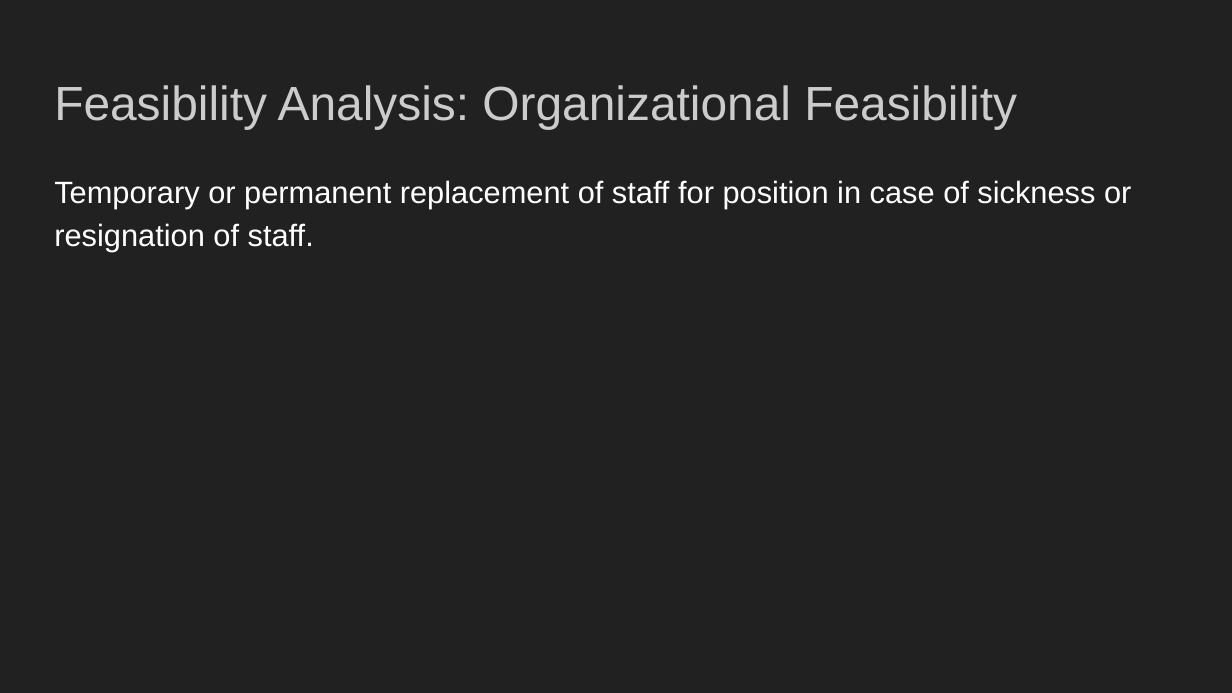
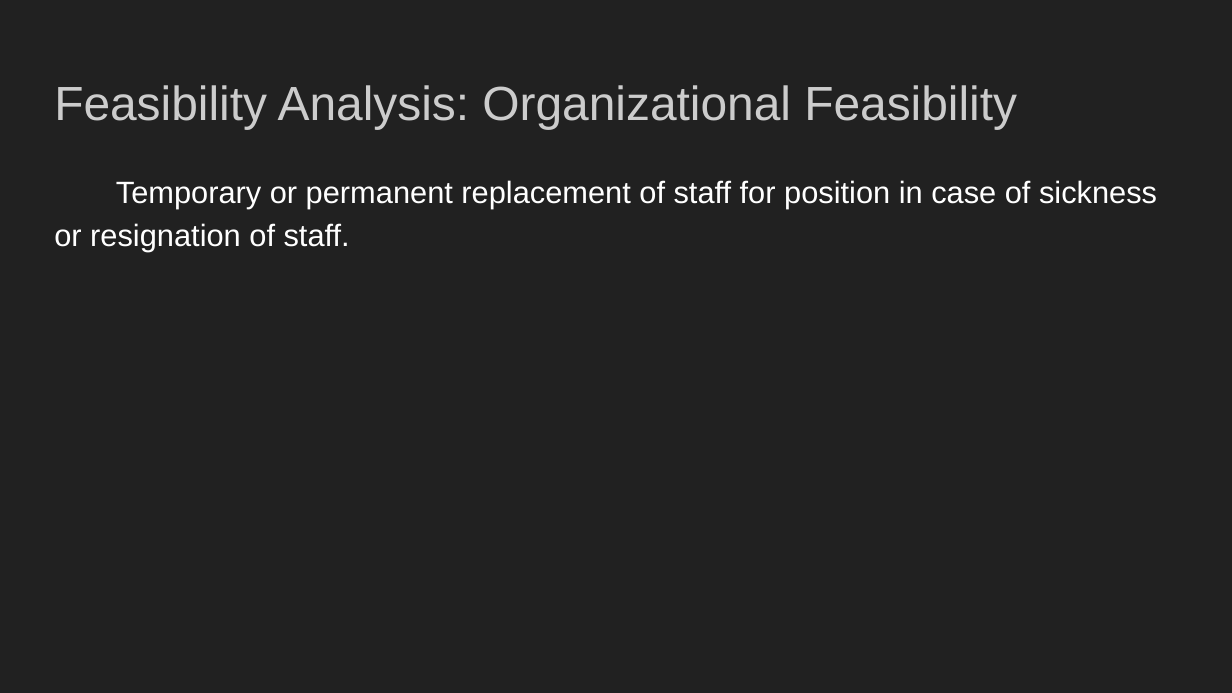
Before and after one commit to tzhang490/IS-436, a slide deck: slide 9 of IS 436: Deliverable 1.pptx (slide 8 before the commit). Drawn at 1232x693 pixels with LibreOffice and Linux fonts; fonts in the diff are those of the drawing. Boxes give left, top, right and bottom in pixels: in the first picture for what was removed or moved away, otherwise in the second. Text is boxed around its words. In the diff, an @@ line names an element or a change of style, - is before the commit and + after.

```diff
--- a/IS 436: Deliverable 1.pptx
+++ b/IS 436: Deliverable 1.pptx
@@ text "Temporary or permanent replacement of ..." at (54,180,1157,252): indent changed @@
```
Also in this commit, not shown: 2 other slides changed, 2 slides added, 1 slide removed.
